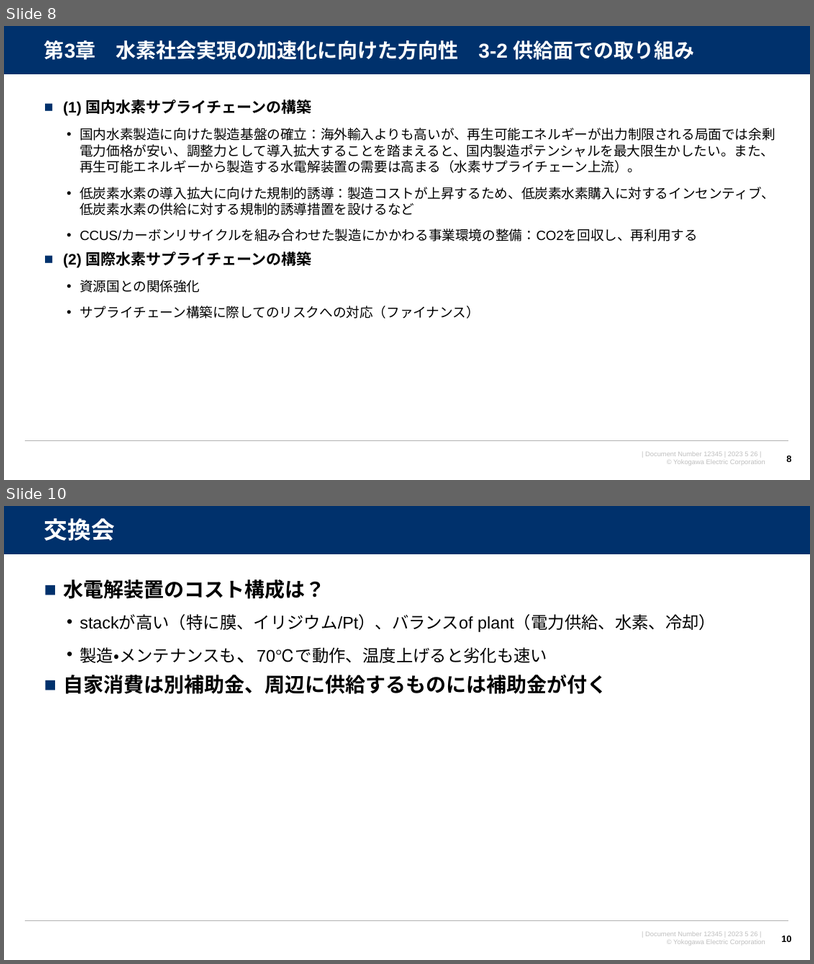
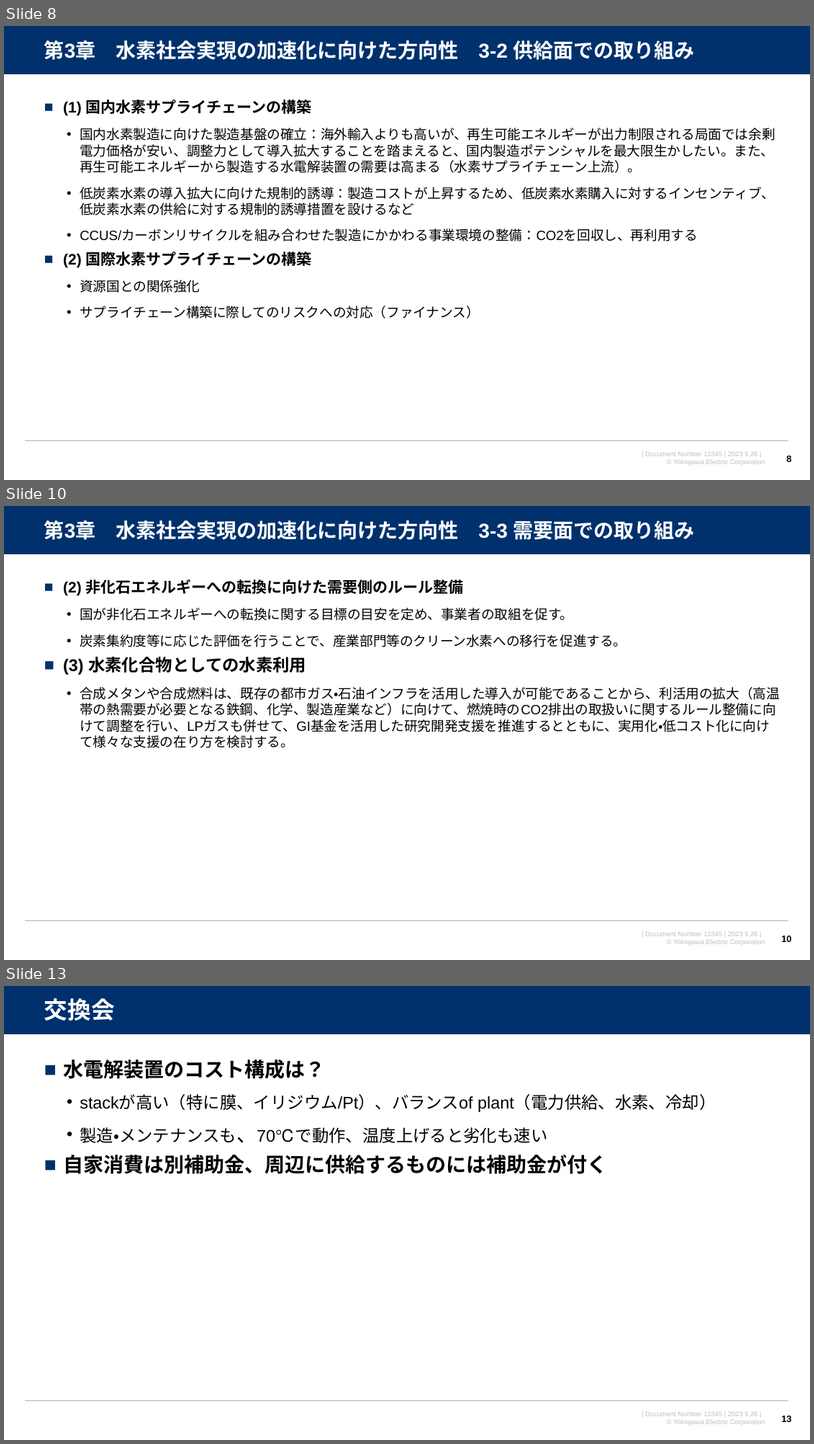
Before and after one commit to watarukumagai-git/opt, a slide deck: yamanashi/水素基本戦略.pptx. Shown one above the other, each under a label of ours: slides 8 and 10 before the commit, slides 8, 10 and 13 after it; the slides between them are not shown. The pictures are 814x964 and 814x1444 pixels, drawn with LibreOffice and Linux fonts; fonts in the diff are those of the drawing; background and template pictures are left out. Boxes give left, top, right and bottom in pixels: in the first picture for what was removed or moved away, otherwise in the second. Text is boxed around its words. In the diff, an @@ line names an element or a change of style, - is before the commit and + after.

```diff
--- a/yamanashi/水素基本戦略.pptx
+++ b/yamanashi/水素基本戦略.pptx
@@ slide 10 added at (x1=4, y1=506, x2=810, y2=960), background #FFFFFF; not listed: 4 template elements that a slide beside it also shows @@
@@ title added at (x1=44, y1=520, x2=695, y2=540), 24 pt, text #FFFFFF, bold @@
+第3章 水素社会実現の加速化に向けた方向性 3-3 需要面での取り組み
@@ text added at (x1=63, y1=579, x2=780, y2=748), 16 pt, text #000000 @@
+■ (2) 非化石エネルギーへの転換に向けた需要側のルール整備
+  • 国が非化石エネルギーへの転換に関する目標の目安を定め、事業者の取組を促す。
+  • 炭素集約度等に応じた評価を行うことで、産業部門等のクリーン水素への移行を促進する。
+■ (3) 水素化合物としての水素利用
+  • 合成メタンや合成燃料は、既存の都市ガス・石油インフラを活用した導入が可能であることから、利活用の拡大（高温帯の熱需要が必要となる鉄鋼、化学、製造産業など）に向けて、燃焼時のCO2排出の取扱いに関するルール整備に向けて調整を行い、LPガスも併せて、GI基金を活用した研究開発支援を推進するとともに、実用化・低コスト化に向けて様々な支援の在り方を検討する。
@@ page number added at (x1=782, y1=935, x2=792, y2=942), 11 pt, text #000000, bold @@
+10
@@ what was slide 10 is now slide 13 @@
@@ page number at (x1=782, y1=1415, x2=792, y2=1422): text changed @@
-10
+13
```
Also in this commit, not shown: 1 slide changed, 2 other slides added.
